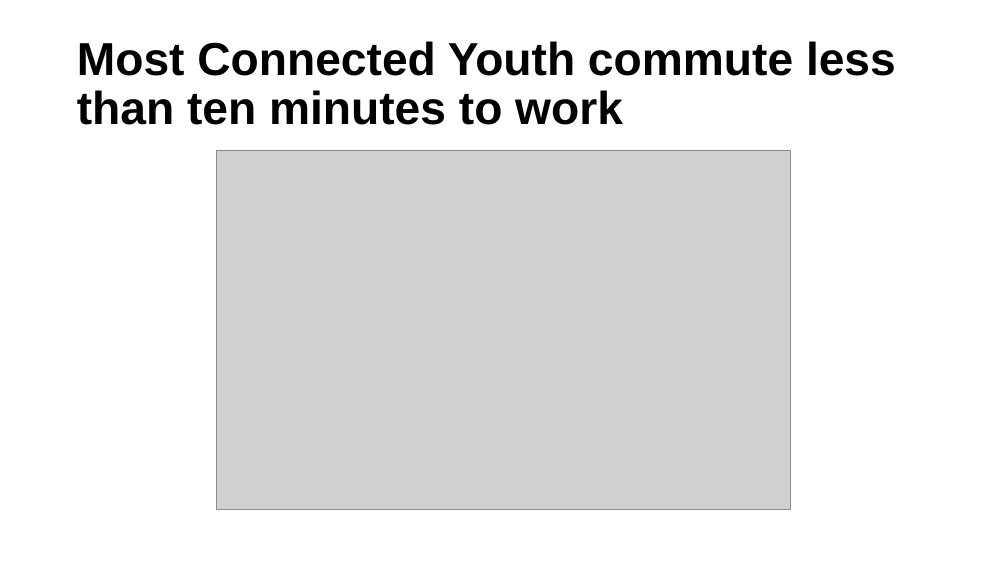
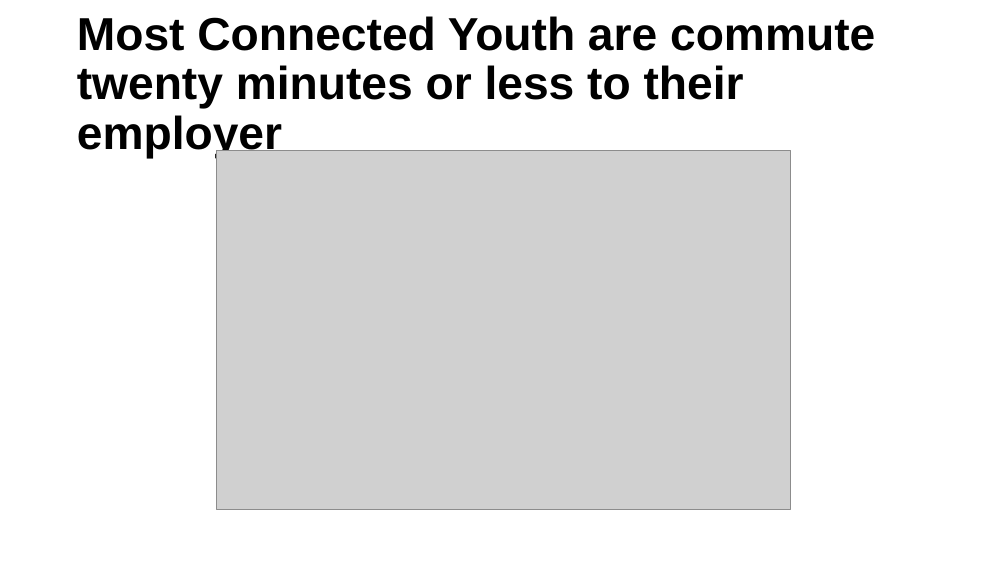
Before and after one commit to ucdiegorubi/oy_census_analysis, a slide deck: slide 21 of create_powerpoint/household_structure_estimates.pptx (slide 23 before the commit). Drawn at 1008x567 pixels with LibreOffice and Linux fonts; fonts in the diff are those of the drawing; grey boxes stand for pictures; background and template pictures are left out. Boxes give left, top, right and bottom in pixels: in the first picture for what was removed or moved away, otherwise in the second. Text is boxed around its words. In the diff, an @@ line names an element or a change of style, - is before the commit and + after.

```diff
--- a/create_powerpoint/household_structure_estimates.pptx
+++ b/create_powerpoint/household_structure_estimates.pptx
@@ title at [77,16,875,159]: text changed @@
-Most Connected Youth commute less than ten minutes to work
+Most Connected Youth are commute twenty minutes or less to their employer
```
Also in this commit, not shown: 11 other slides changed, 3 slides removed, 7 other files.
